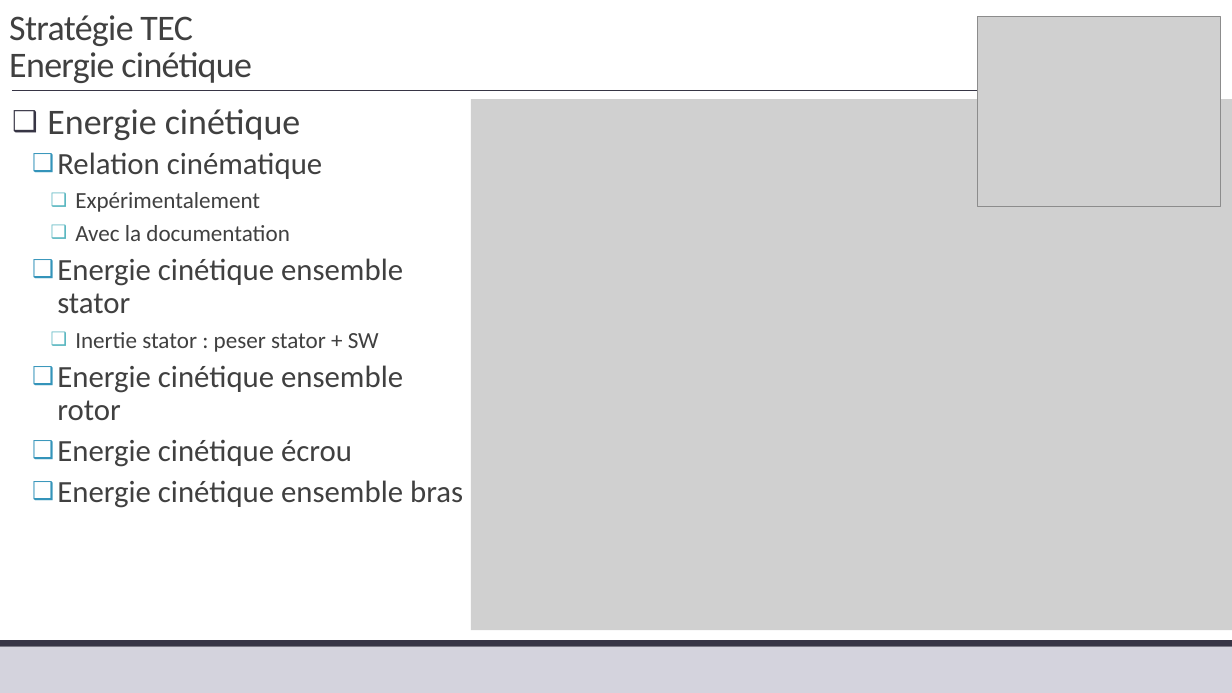
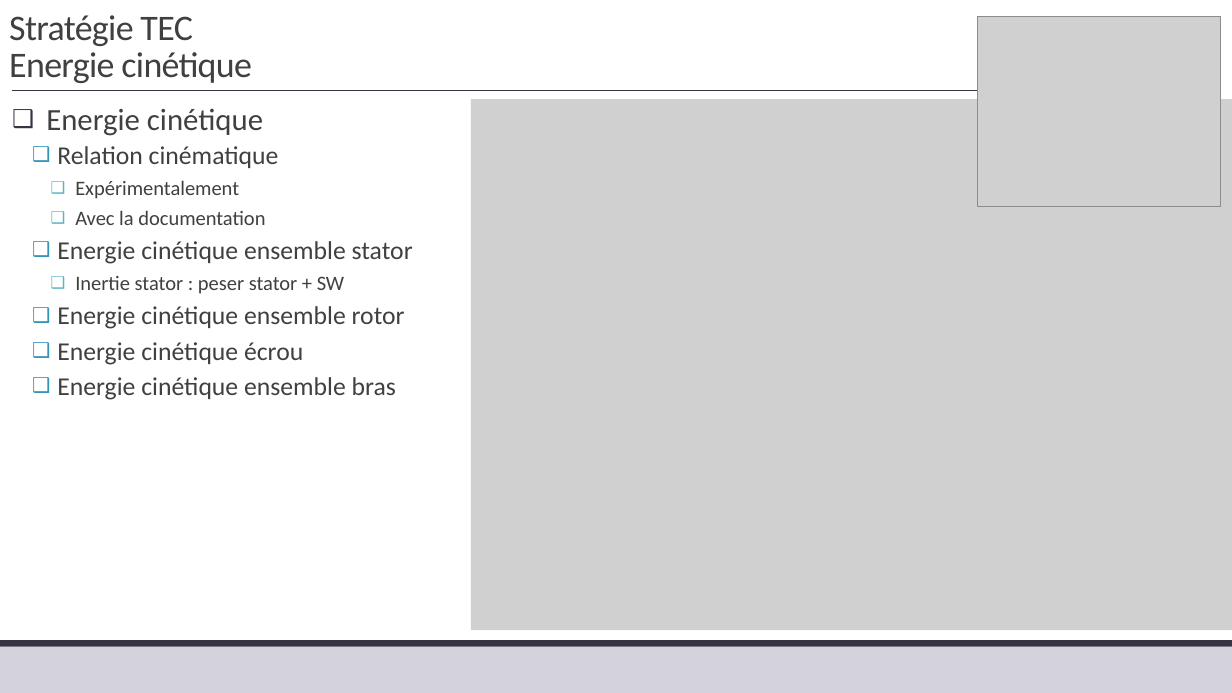
Before and after one commit to xpessoles/TP_Corriges, a slide deck: slide 15 of 11_MaxPID/11_MaxPID_Corrige.pptx. Drawn at 1232x693 pixels with LibreOffice and Linux fonts; fonts in the diff are those of the drawing; grey boxes stand for pictures. Boxes give left, top, right and bottom in pixels: in the first picture for what was removed or moved away, otherwise in the second. Text is boxed around its words. In the diff, an @@ line names an element or a change of style, - is before the commit and + after.

```diff
--- a/11_MaxPID/11_MaxPID_Corrige.pptx
+++ b/11_MaxPID/11_MaxPID_Corrige.pptx
@@ text "Energie cinétique" at (46, 108, 413, 400): size 28 to 24 pt in "Energie cinétique"; size 24 to 20 pt in "Relation cinématique", "Energie cinétique ensemble stator", "Energie cinétique ensemble rotor", "Energie cinétique écrou" and 1 more places; size 18 to 16 pt in "Expérimentalement", "Avec la documentation", "Inertie stator : peser stator + SW" @@
```
Also in this commit, not shown: 1 slide added, 1 other file.
